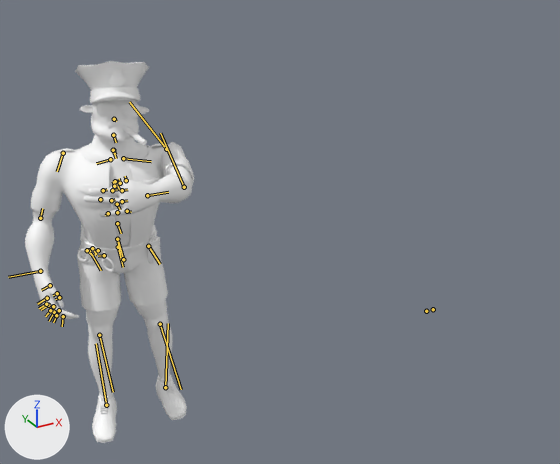
Renders of the FBX model Assets/Meshes/Customers/Police man aniamtions/Hello animation.fbx from each side of a commit.
Both versions are drawn from a 50 mm lens placed at (-5.85, -6.51, 4.76), pointed at (-2.45, -0.32, 1.66). Arrows for +X, +Y and +Z are at lower left; the lights stay in place. Both versions are drawn at frame 32 of the action 'Take 001'; the numbers are the values there. The bones that bend it are drawn over the model as lines.

In view in the first picture: 'HandCuffs_low', 'MainBody_low'.
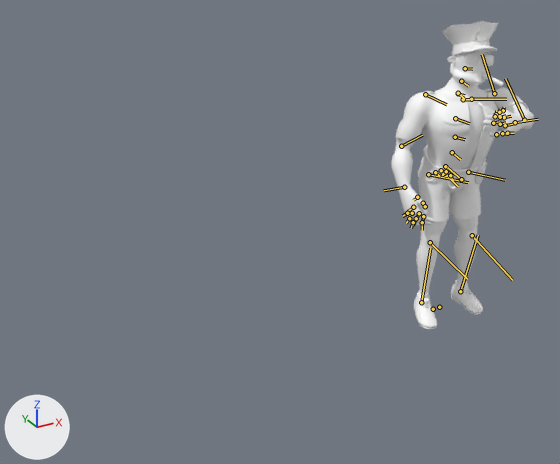
The edits, one by one:
Bone 'Base HumanPelvis' (bone_base_humanpelvis) moves from (-0.2, 1.7, 0.0) to (-0.2, -4.7, 157.9).

Location of each change, [x1, y1, x2, y2] in pixels of the pictures (560 x 464 px):
'MainBody_low', posed (15% narrower, 19% shorter): before [25, 61, 194, 443]; after [391, 21, 534, 329]
'HandCuffs_low', posed (8% narrower, 19% shorter): before [78, 247, 114, 273]; after [425, 169, 458, 190]
bone 'Base HumanPelvis', root to tip: before (118, 247) to (123, 267); after (444, 173) to (458, 186)
